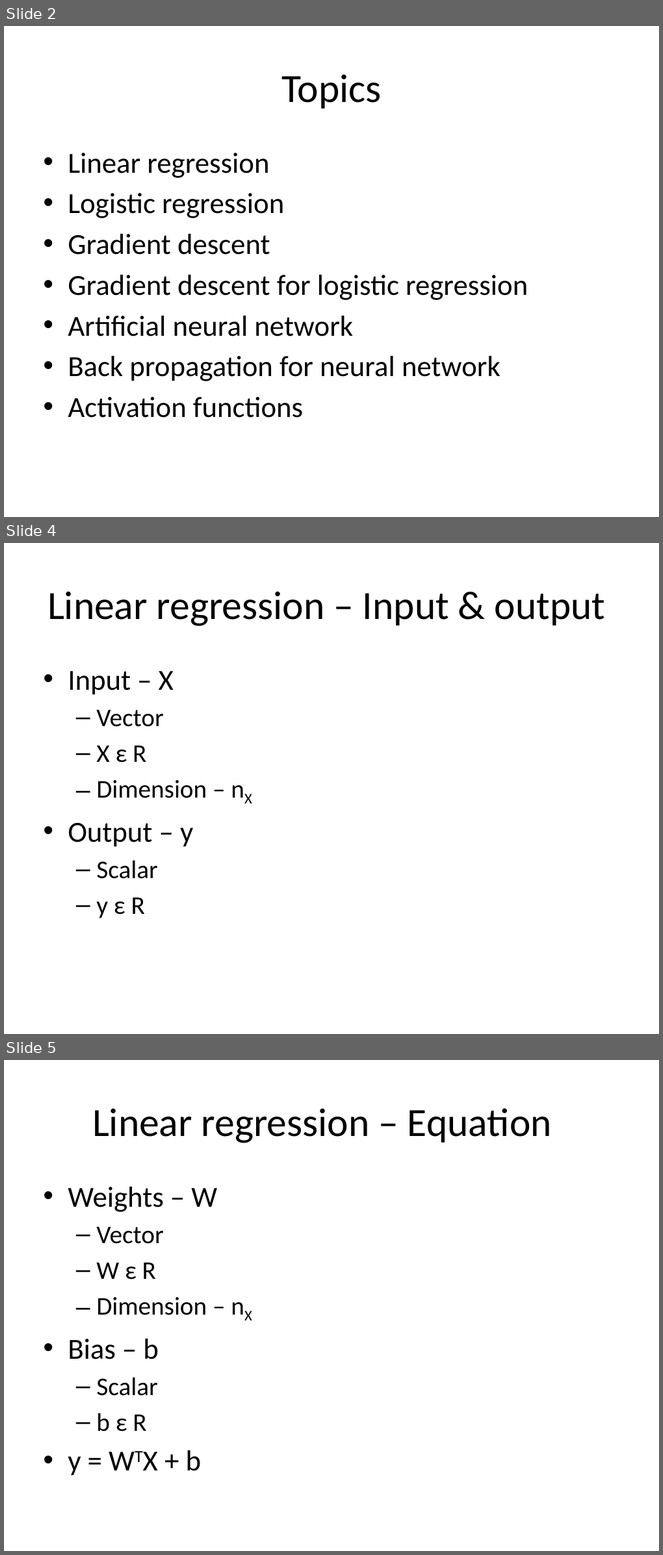
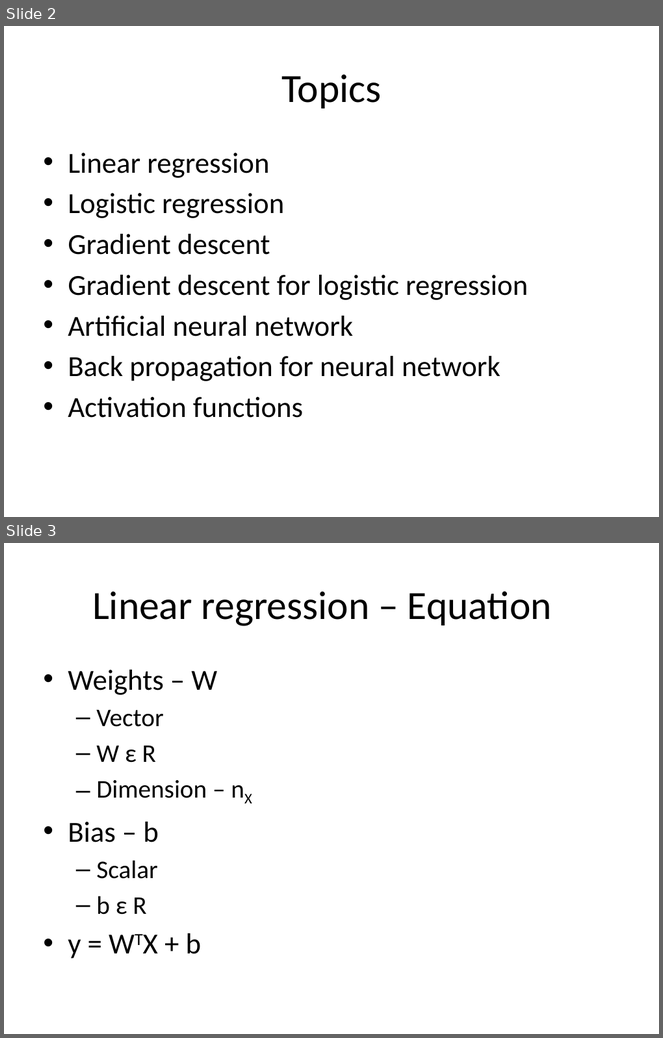
Before and after one commit to look4pritam/ArtificialIntelligence, a slide deck: ArtificialNeuralNetwork/ArtificialNeuralNetwork.pptx. Shown one above the other, each under a label of ours: slides 2, 4 and 5 before the commit, slides 2 and 3 after it; the slides between them are not shown. The pictures are 663x1555 and 663x1038 pixels, drawn with LibreOffice and Linux fonts; fonts in the diff are those of the drawing. Boxes give left, top, right and bottom in pixels: in the first picture for what was removed or moved away, otherwise in the second. Text is boxed around its words. In the diff, an @@ line names an element or a change of style, - is before the commit and + after.

```diff
--- a/ArtificialNeuralNetwork/ArtificialNeuralNetwork.pptx
+++ b/ArtificialNeuralNetwork/ArtificialNeuralNetwork.pptx
@@ slide 4 removed at [4, 543, 659, 1034], background #FFFFFF @@
@@ title removed at [48, 591, 606, 626] @@
-Linear regression – Input & output
@@ text removed at [68, 671, 207, 919] @@
-• Input – X
-  – Vector
-  – X ε R
-  – Dimension – nX
-• Output – y
-  – Scalar
-  – y ε R
@@ what was slide 5 is now slide 3 @@
```
Also in this commit, not shown: 2 other slides removed.
